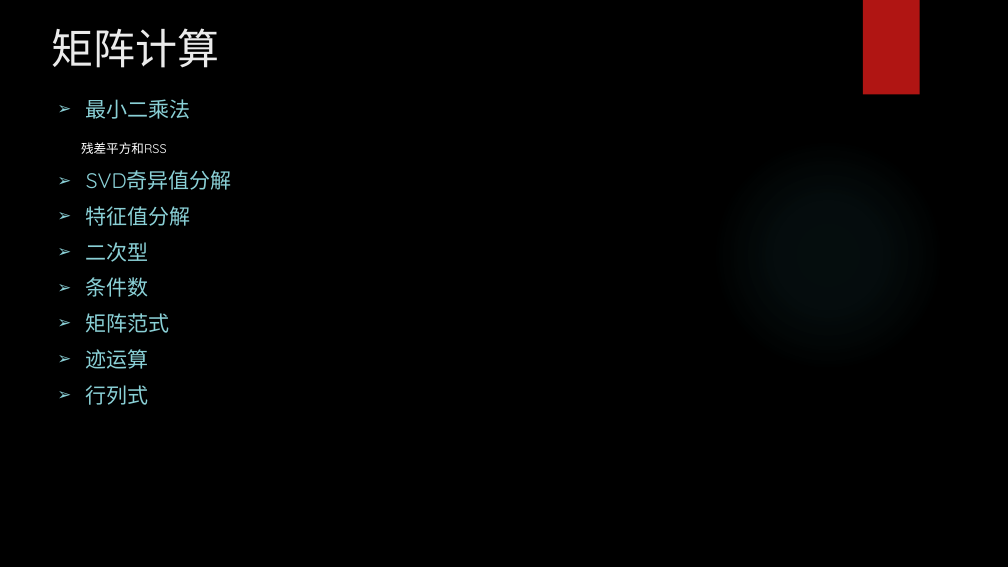
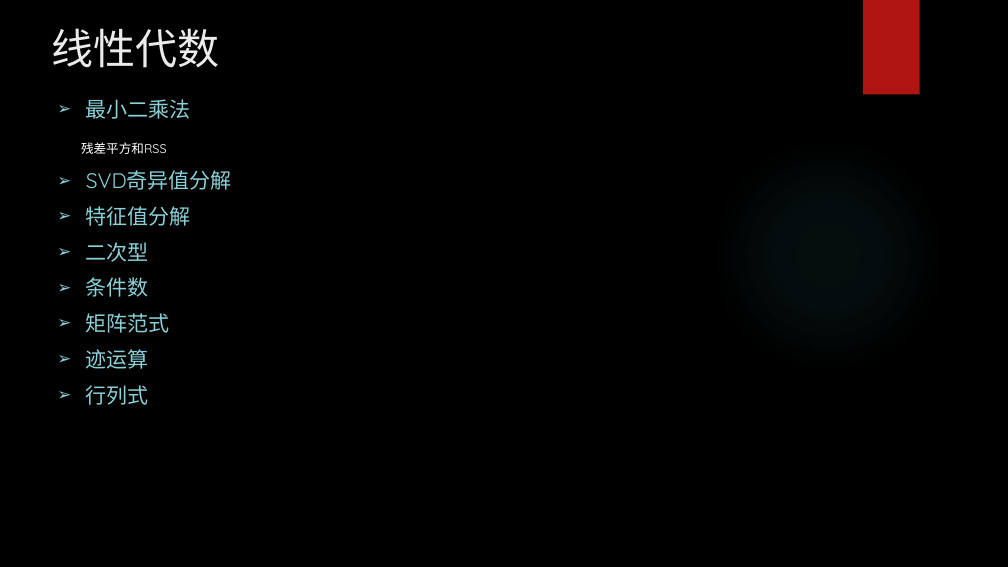
Before and after one commit to yejinlei/about-ml, a slide deck: slide 21 of AI的数学基础.pptx (slide 8 before the commit). Drawn at 1008x567 pixels with LibreOffice and Linux fonts; fonts in the diff are those of the drawing; background and template pictures are left out. Boxes give left, top, right and bottom in pixels: in the first picture for what was removed or moved away, otherwise in the second. Text is boxed around its words. In the diff, an @@ line names an element or a change of style, - is before the commit and + after.

```diff
--- a/AI的数学基础.pptx
+++ b/AI的数学基础.pptx
@@ title at [51,28,219,68]: text changed @@
-矩阵计算
+线性代数
```
Also in this commit, not shown: 3 other slides changed, 18 slides added, 9 slides removed, 18 other files.
